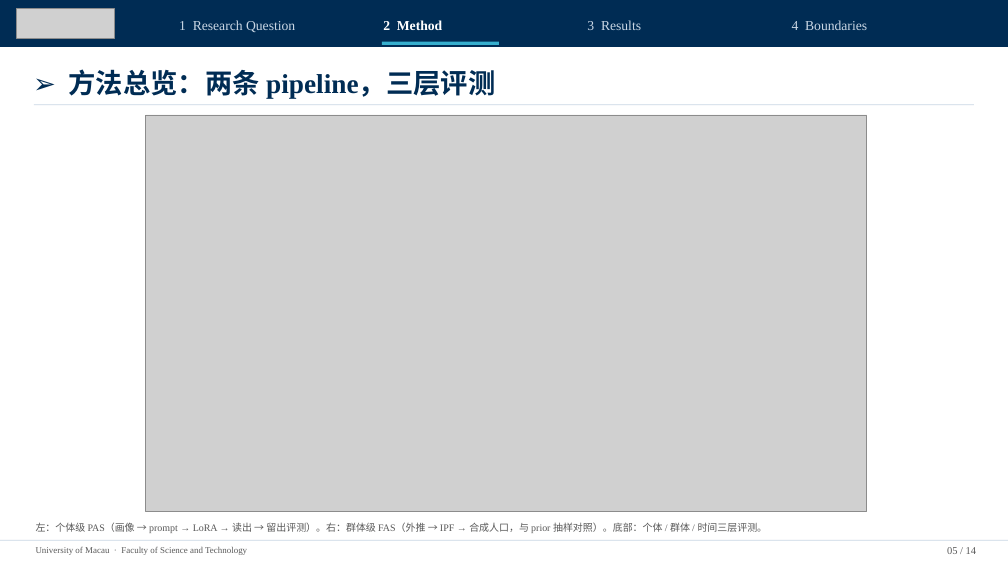
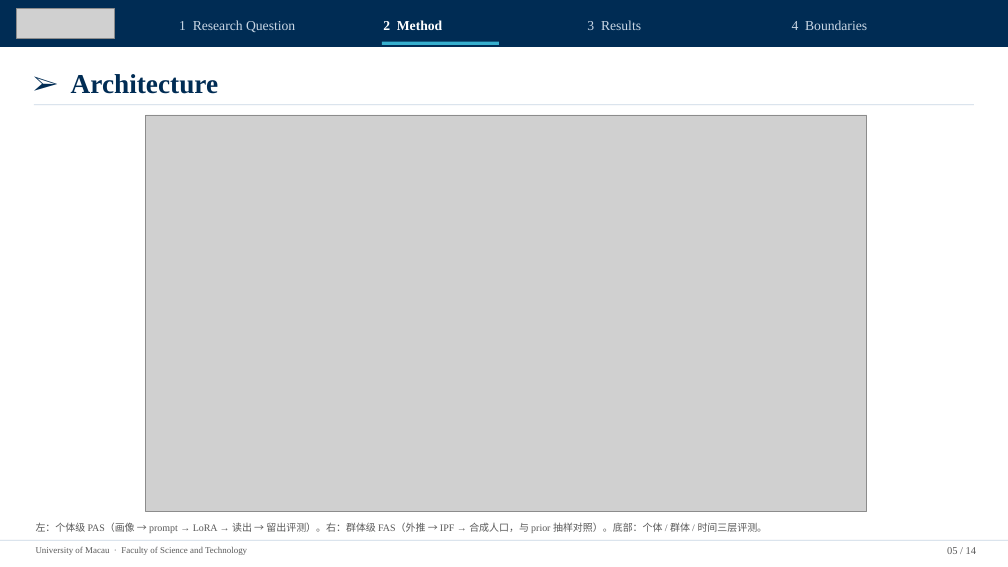
Before and after one commit to gyro-zpl/fas_pro, a slide deck: slide 5 of docs/04_论文稿件/导师阶段汇报_UMAC_2026-11-23.pptx. Drawn at 1008x567 pixels with LibreOffice and Linux fonts; fonts in the diff are those of the drawing; grey boxes stand for pictures. Boxes give left, top, right and bottom in pixels: in the first picture for what was removed or moved away, otherwise in the second. Text is boxed around its words. In the diff, an @@ line names an element or a change of style, - is before the commit and + after.

```diff
--- a/docs/04_论文稿件/导师阶段汇报_UMAC_2026-11-23.pptx
+++ b/docs/04_论文稿件/导师阶段汇报_UMAC_2026-11-23.pptx
@@ text at [71,74,218,94]: text changed @@
-➢ 方法总览：两条 pipeline，三层评测
+➢ Architecture
```
Also in this commit, not shown: 12 other slides changed, 1 slide added, 1 slide removed, 5 other files.
